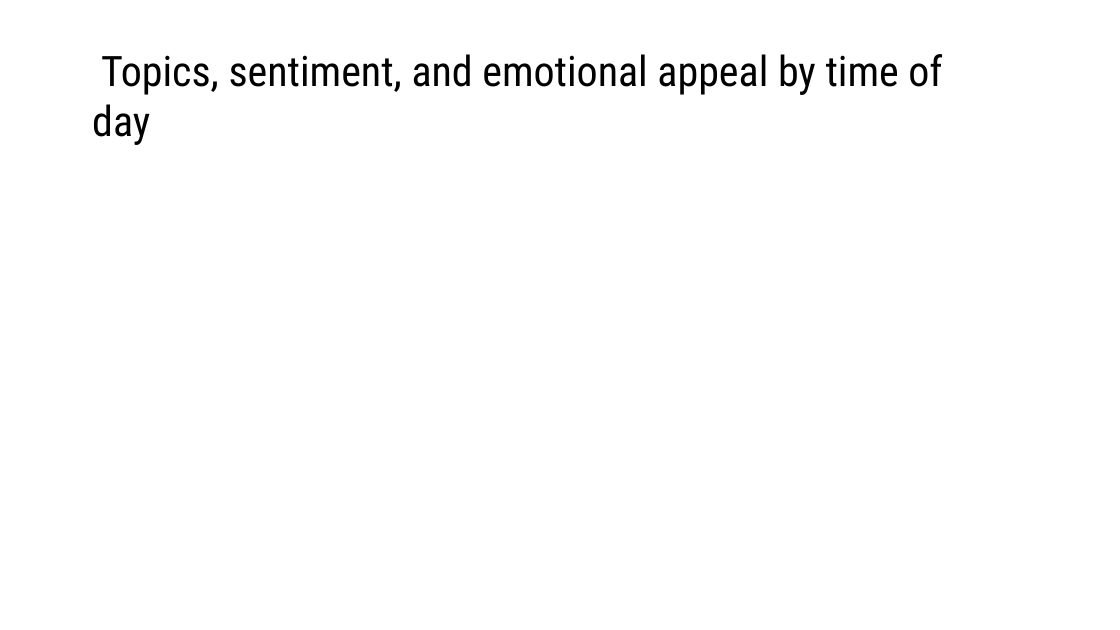
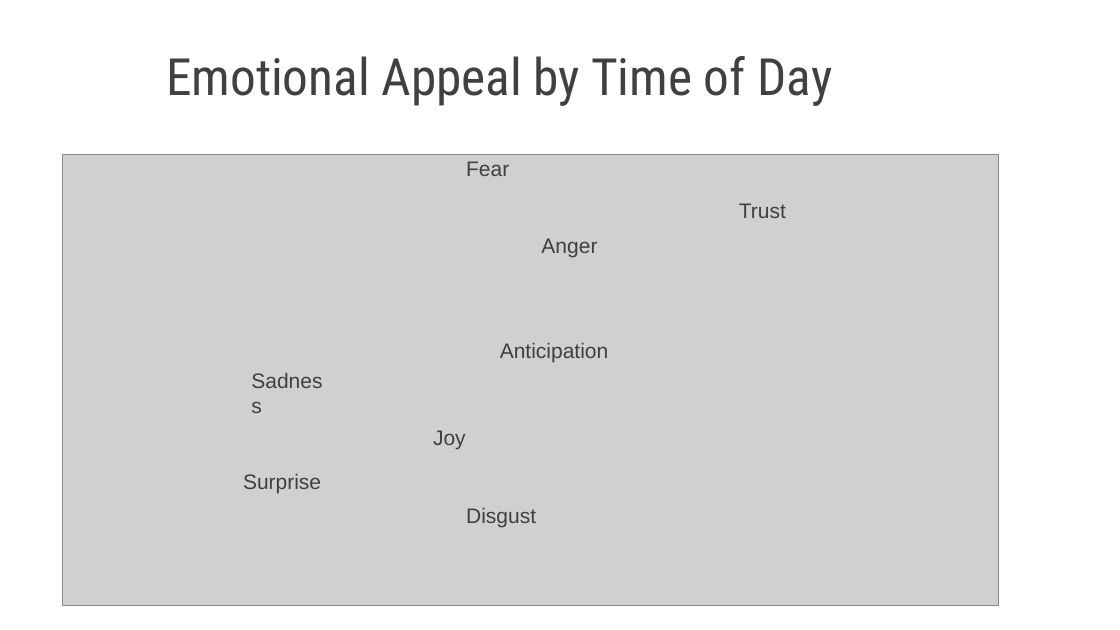
Before and after one commit to qdav/MSDA_Visualization, a slide deck: slide 14 of DA_6233_Final_Presentation.pptx (slide 13 before the commit). Drawn at 1120x630 pixels with LibreOffice and Linux fonts; fonts in the diff are those of the drawing; grey boxes stand for pictures. Boxes give left, top, right and bottom in pixels: in the first picture for what was removed or moved away, otherwise in the second. Text is boxed around its words. In the diff, an @@ line names an element or a change of style, - is before the commit and + after.

Commit message:
included slides on for topic-based time category analysis

```diff
--- a/DA_6233_Final_Presentation.pptx
+++ b/DA_6233_Final_Presentation.pptx
@@ text at (166, 56, 833, 106): text changed; size 36 to 44 pt; text colour #000000 to #404040 @@
-Topics, sentiment, and emotional appeal by time of day
+Emotional Appeal by Time of Day
@@ picture added at (62, 155, 998, 606) @@
@@ text added at (466, 161, 509, 176), 18 pt, text #404040 @@
+Fear
@@ text added at (739, 203, 786, 218), 18 pt, text #404040 @@
+Trust
@@ text added at (541, 238, 597, 258), 18 pt, text #404040 @@
+Anger
@@ text added at (500, 343, 608, 362), 18 pt, text #404040 @@
+Anticipation
@@ text added at (243, 364, 341, 397), 18 pt, text #404040 @@
+Sadness
@@ text added at (433, 430, 466, 449), 18 pt, text #404040 @@
+Joy
@@ text added at (243, 474, 321, 494), 18 pt, text #404040 @@
+Surprise
@@ text added at (466, 508, 536, 527), 18 pt, text #404040 @@
+Disgust
```
Also in this commit, not shown: 5 other slides changed, 6 slides added, 1 slide removed.
